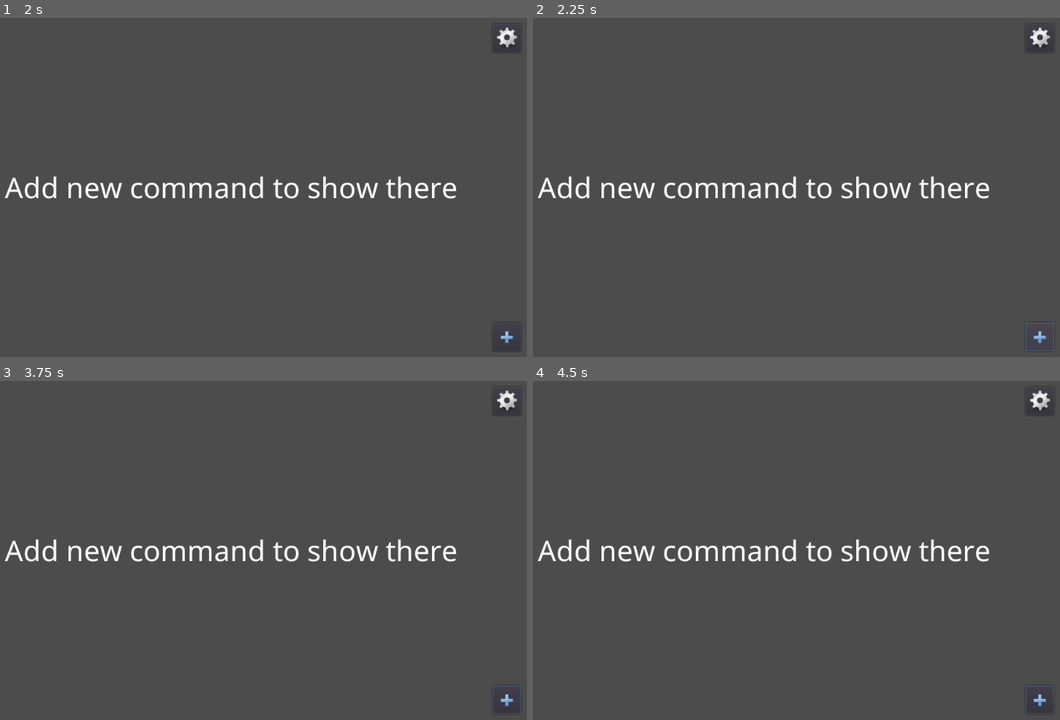
Above: before the commit, frames 1-4 (two rows, left to right).
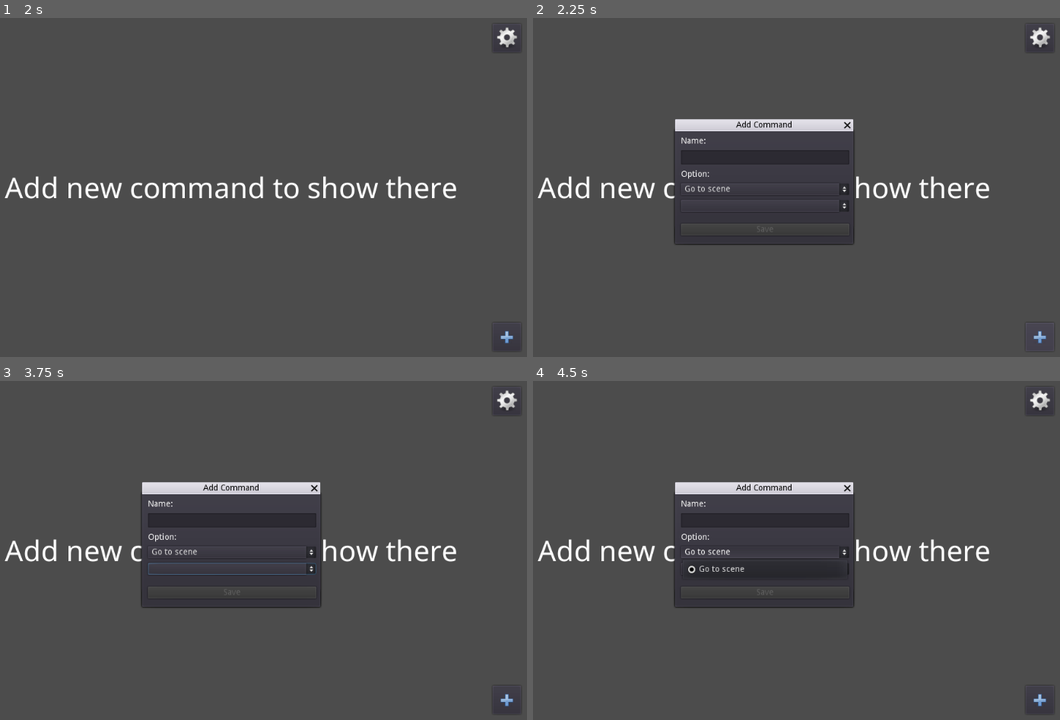
Above: after the commit, the same moments.

Repository: NEKERAFA/OBS-Godot-Deck
Game: Godot game, scene res://scenes/Desktop.tscn
The game is run twice, just before and just after one commit, with the same random seed, the same clock (stepped at 60 frames per second) and the same inputs.
Inputs (mouse positions are in pixels of both pictures, inside the frame that each line leads up to):
- Up to frame 1 (2 s): click (216, 184) at 0.52 s; type "12" at 0.6 s; click (332, 184) at 0.75 s; type "12" at 0.83 s; click (258, 207) at 0.98 s; type "12" at 1.07 s; click "Save" at 1.25 s
- Up to frame 2 (2.25 s): click (1038, 336) at 2 s
- Up to frame 3 (3.75 s): click (231, 567) at 2.77 s; click (231, 553) at 3.5 s, where only the run after the commit has a clickable "Go to scene"
- Up to frame 4 (4.5 s): click (764, 553) at 4.25 s, where only the run after the commit has a clickable "Go to scene"

Frame 1 is identical in both runs. In frame 2, 5.0% of the frame differs, in the area x 26-99%, y 29-99%; in frame 3, 5.2%; in frame 4, 6.6%.

Commit message:
Added add command dialog

Diff:
--- a/scenes/ItemDialog.tscn
+++ b/scenes/ItemDialog.tscn
@@ -1,74 +1,68 @@
-[gd_scene load_steps=2 format=2]
+[gd_scene load_steps=3 format=2]
+
+[ext_resource path="res://scripts/command_form.gd" type="Script" id=1]
 
 [sub_resource type="ButtonGroup" id=1]
 
-[node name="ItemDialog" type="CenterContainer"]
-anchor_right = 1.0
-anchor_bottom = 1.0
-margin_top = -4.0
-margin_bottom = -4.0
+[node name="ItemDialog" type="WindowDialog"]
+margin_right = 300.0
+margin_bottom = 190.0
 
-[node name="WindowDialog" type="WindowDialog" parent="."]
-visible = true
-margin_left = 362.0
-margin_top = 205.0
-margin_right = 662.0
-margin_bottom = 395.0
-rect_min_size = Vector2( 300, 190 )
-window_title = "Add Command"
-
-[node name="CommandForm" type="VBoxContainer" parent="WindowDialog"]
+[node name="CommandForm" type="VBoxContainer" parent="."]
 margin_left = 10.0
 margin_top = 10.0
 margin_right = 293.0
 margin_bottom = 180.0
 custom_constants/separation = 10
+script = ExtResource( 1 )
 
-[node name="Name" type="VBoxContainer" parent="WindowDialog/CommandForm"]
+[node name="Name" type="VBoxContainer" parent="CommandForm"]
 margin_right = 283.0
 margin_bottom = 46.0
 custom_constants/separation = 8
 
-[node name="NameLbl" type="Label" parent="WindowDialog/CommandForm/Name"]
+[node name="NameLbl" type="Label" parent="CommandForm/Name"]
 margin_right = 283.0
 margin_bottom = 14.0
 text = "Name:"
 
-[node name="NameInput" type="LineEdit" parent="WindowDialog/CommandForm/Name"]
+[node name="NameInput" type="LineEdit" parent="CommandForm/Name"]
 margin_top = 22.0
 margin_right = 283.0
 margin_bottom = 46.0
 
-[node name="Option" type="VBoxContainer" parent="WindowDialog/CommandForm"]
+[node name="Option" type="VBoxContainer" parent="CommandForm"]
 margin_top = 56.0
 margin_right = 283.0
 margin_bottom = 126.0
 custom_constants/separation = 8
 
-[node name="OptionLbl" type="Label" parent="WindowDialog/CommandForm/Option"]
+[node name="OptionLbl" type="Label" parent="CommandForm/Option"]
 margin_right = 283.0
 margin_bottom = 14.0
 text = "Option:"
 
-[node name="CommandType" type="OptionButton" parent="WindowDialog/CommandForm/Option"]
+[node name="CommandTypeOpt" type="OptionButton" parent="CommandForm/Option"]
 margin_top = 22.0
 margin_right = 283.0
 margin_bottom = 42.0
 group = SubResource( 1 )
 
-[node name="CommandOption" type="OptionButton" parent="WindowDialog/CommandForm/Option"]
+[node name="CommandValueOpt" type="OptionButton" parent="CommandForm/Option"]
 margin_top = 50.0
 margin_right = 283.0
 margin_bottom = 70.0
 group = SubResource( 1 )
 
-[node name="VSplitContainer" type="VSplitContainer" parent="WindowDialog/CommandForm"]
+[node name="VSplitContainer" type="VSplitContainer" parent="CommandForm"]
 margin_top = 136.0
 margin_right = 283.0
 margin_bottom = 136.0
 
-[node name="SaveBtn" type="Button" parent="WindowDialog/CommandForm"]
+[node name="SaveBtn" type="Button" parent="CommandForm"]
 margin_top = 146.0
 margin_right = 283.0
 margin_bottom = 166.0
 text = "Save"
+
+[connection signal="pressed" from="CommandForm/SaveBtn" to="CommandForm" method="_on_SaveBtn_pressed"]
--- a/scenes/MainPanel.tscn
+++ b/scenes/MainPanel.tscn
@@ -6,6 +6,9 @@
 [ext_resource path="res://assets/icons/list-add.svg" type="Texture" id=4]
 [ext_resource path="res://assets/icons/system.svg" type="Texture" id=5]
 [ext_resource path="res://scripts/main_panel.gd" type="Script" id=6]
+[ext_resource path="res://scenes/ItemDialog.tscn" type="PackedScene" id=7]
+[ext_resource path="res://scripts/item_dialog.gd" type="Script" id=8]
+[ext_resource path="res://scenes/SettingsPanel.tscn" type="PackedScene" id=9]
 
 [sub_resource type="DynamicFont" id=1]
 size = 48
@@ -15,6 +18,9 @@
 anchor_right = 1.0
 anchor_bottom = 1.0
 script = ExtResource( 6 )
+
+[node name="ItemDialog" parent="." instance=ExtResource( 7 )]
+script = ExtResource( 8 )
 
 [node name="CenterContainer" type="CenterContainer" parent="."]
 anchor_right = 1.0
@@ -221,4 +227,8 @@
 icon = ExtResource( 5 )
 expand_icon = true
 
-[connection signal="pressed" from="AddItemBtn" to="." method="_on_AddItemBtn_pressed"]
+[node name="SettingsPanel" parent="." instance=ExtResource( 9 )]
+margin_left = 1024.0
+margin_right = 1023.82
+
+[connection signal="pressed" from="AddItemBtn" to="ItemDialog" method="_on_AddItemBtn_pressed"]
--- /dev/null
+++ b/scenes/SettingsPanel.tscn
@@ -0,0 +1,57 @@
+[gd_scene load_steps=5 format=2]
+
+[ext_resource path="res://scenes/ObsWebSocketForm.tscn" type="PackedScene" id=1]
+[ext_resource path="res://assets/fonts/noto_sans_regular_data.tres" type="DynamicFontData" id=2]
+
+[sub_resource type="DynamicFont" id=1]
+size = 32
+font_data = ExtResource( 2 )
+
+[sub_resource type="DynamicFont" id=2]
+size = 24
+font_data = ExtResource( 2 )
+
+[node name="SettingsPanel" type="PanelContainer"]
+anchor_right = 0.424
+anchor_bottom = 1.0
+margin_right = -0.176025
+
+[node name="ScrollContainer" type="ScrollContainer" parent="."]
+margin_left = 7.0
+margin_top = 7.0
+margin_right = 427.0
+margin_bottom = 593.0
+
+[node name="VBoxContainer" type="VBoxContainer" parent="ScrollContainer"]
+margin_right = 418.0
+margin_bottom = 209.0
+custom_constants/separation = 15
+
+[node name="Label" type="Label" parent="ScrollContainer/VBoxContainer"]
+margin_right = 418.0
+margin_bottom = 45.0
+custom_fonts/font = SubResource( 1 )
+text = "Settings"
+align = 1
+
+[node name="VBoxContainer" type="VBoxContainer" parent="ScrollContainer/VBoxContainer"]
+margin_top = 60.0
+margin_right = 418.0
+margin_bottom = 174.0
+custom_constants/separation = 10
+
+[node name="Label" type="Label" parent="ScrollContainer/VBoxContainer/VBoxContainer"]
+margin_right = 418.0
+margin_bottom = 34.0
+custom_fonts/font = SubResource( 2 )
+text = "OBS Websocket"
+
+[node name="ObsWebSocketForm" parent="ScrollContainer/VBoxContainer/VBoxContainer" instance=ExtResource( 1 )]
+margin_top = 44.0
+margin_bottom = 114.0
+
+[node name="Button" type="Button" parent="ScrollContainer/VBoxContainer"]
+margin_top = 189.0
+margin_right = 418.0
+margin_bottom = 209.0
+text = "Save"
--- /dev/null
+++ b/scripts/command_form.gd
@@ -0,0 +1,28 @@
+extends VBoxContainer
+
+
+signal save_item_data(command_name, command_type, command_value)
+
+onready var name_input = $"Name/NameInput"
+onready var command_type_opt = $"Option/CommandTypeOpt"
+onready var command_value_opt = $"Option/CommandValueOpt"
+onready var save_btn = $"SaveBtn"
+
+func _ready():
+	command_type_opt.add_item("Go to scene", 0)
+#	command_value_opt.add_item("Scene", 1)
+
+func _process(delta):
+	save_btn.disabled = name_input.text.length() == 0
+
+
+func _on_SaveBtn_pressed():
+	var command_name = name_input.text
+	var command_type = command_type_opt.selected
+	var command_value = command_value_opt.selected
+
+	name_input.text = ""
+	command_type_opt.selected = -1
+	command_value_opt.selected = -1
+
+	emit_signal("save_item_data", command_name, command_type, command_value)
--- /dev/null
+++ b/scripts/item_dialog.gd
@@ -0,0 +1,10 @@
+extends WindowDialog
+
+
+func _ready():
+	pass
+
+
+func _on_AddItemBtn_pressed():
+	window_title = "Add Command"
+	popup_centered()
--- a/scripts/main_panel.gd
+++ b/scripts/main_panel.gd
@@ -1,10 +1,11 @@
 extends Control
-
 
 
 func _ready():
 	Global.connect_obs()
+	$"ItemDialog/CommandForm".connect("save_item_data", self, "_on_save_item_data")
 
 
-func _on_AddItemBtn_pressed():
-	pass # Replace with function body.
+func _on_save_item_data(command_name, command_type, command_value):
+	$"ItemDialog".hide()
+	print(command_name, ', ', command_type, ', ', command_value)
Not shown: 1 places in scenes/MainPanel.tscn that only renumber resources
